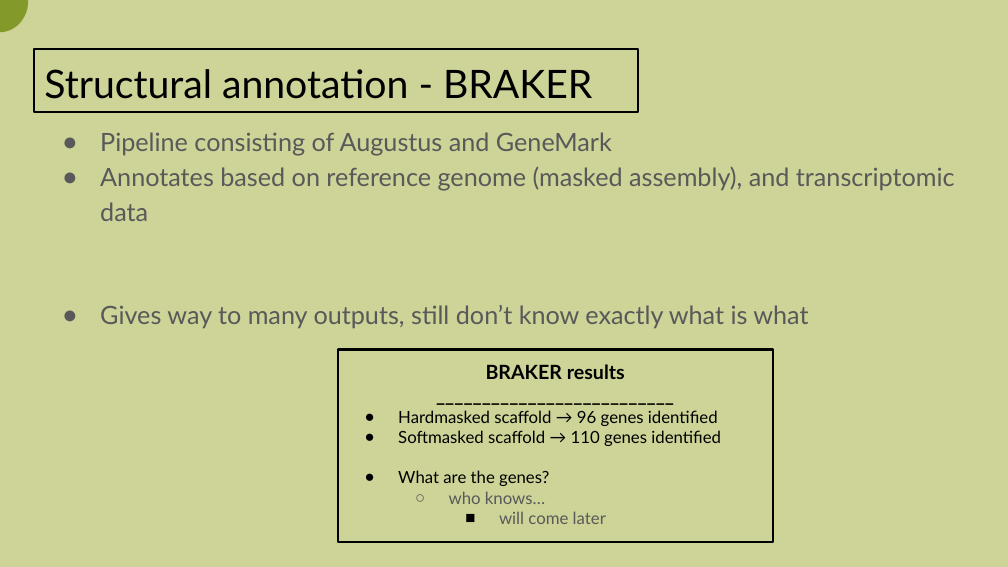
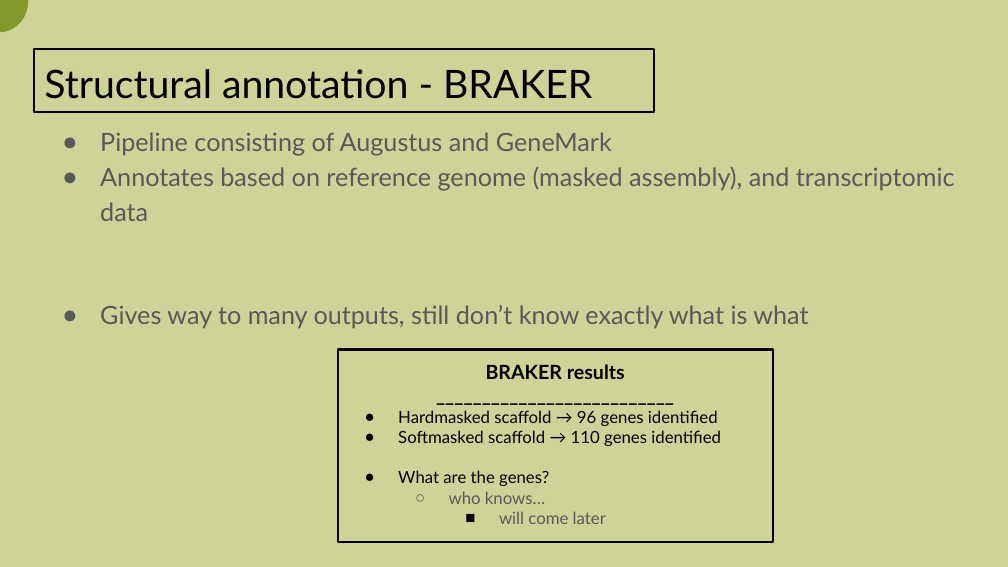
Before and after one commit to A-Bergfeldt/GenAn_proj_durian, a slide deck: slide 12 of results/Presentation_GenAn_durian.pptx. Drawn at 1008x567 pixels with LibreOffice and Linux fonts; fonts in the diff are those of the drawing; background and template pictures are left out. Boxes give left, top, right and bottom in pixels: in the first picture for what was removed or moved away, otherwise in the second. Text is boxed around its words. In the diff, an @@ line names an element or a change of style, - is before the commit and + after.

Commit message:
Fixed weird visual bug on presentation

```diff
--- a/results/Presentation_GenAn_durian.pptx
+++ b/results/Presentation_GenAn_durian.pptx
@@ title "Structural annotation - BRAKER": place and size @@
-title "Structural annotation - BRAKER" at bbox=[34, 49, 638, 113]
+title "Structural annotation - BRAKER" at bbox=[34, 49, 654, 113]
```
Also in this commit, not shown: 1 other file.
